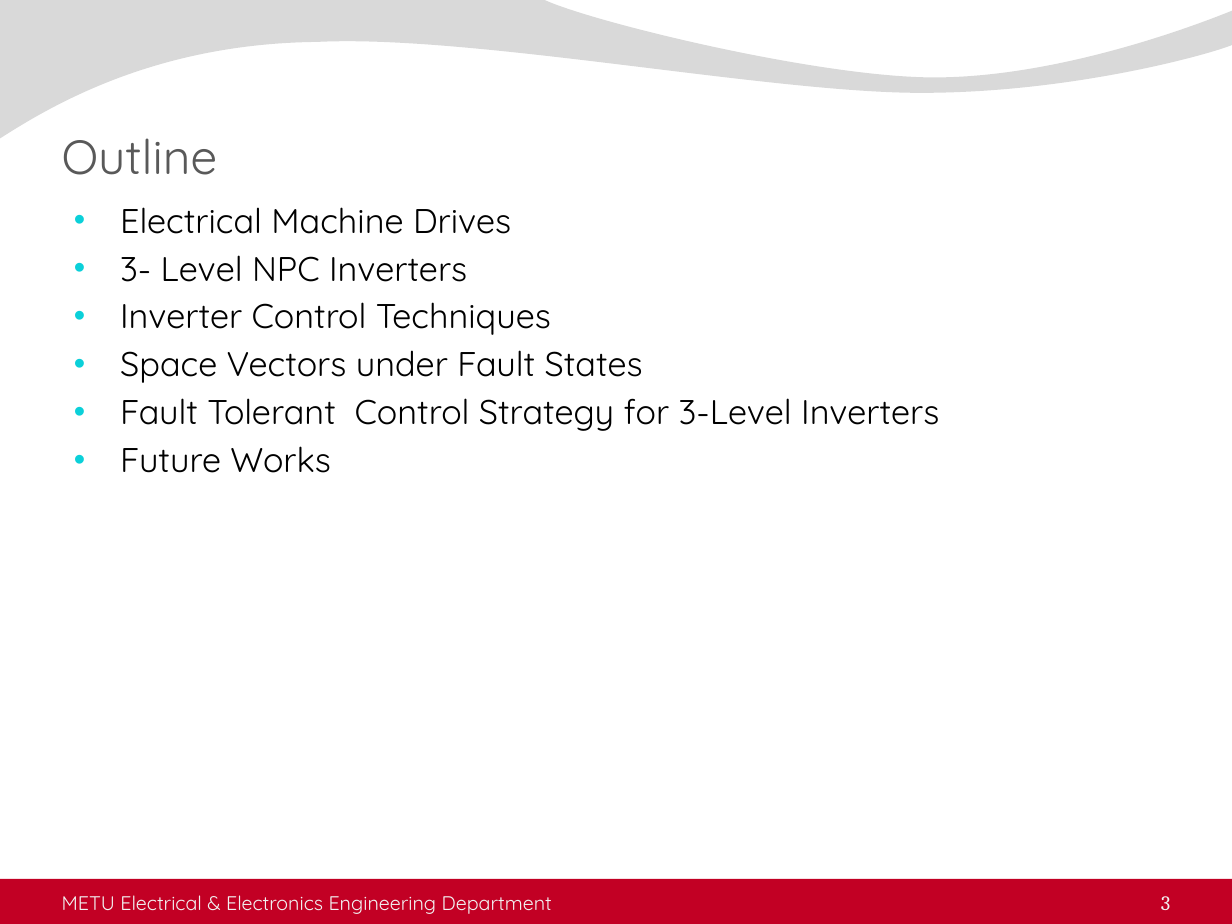
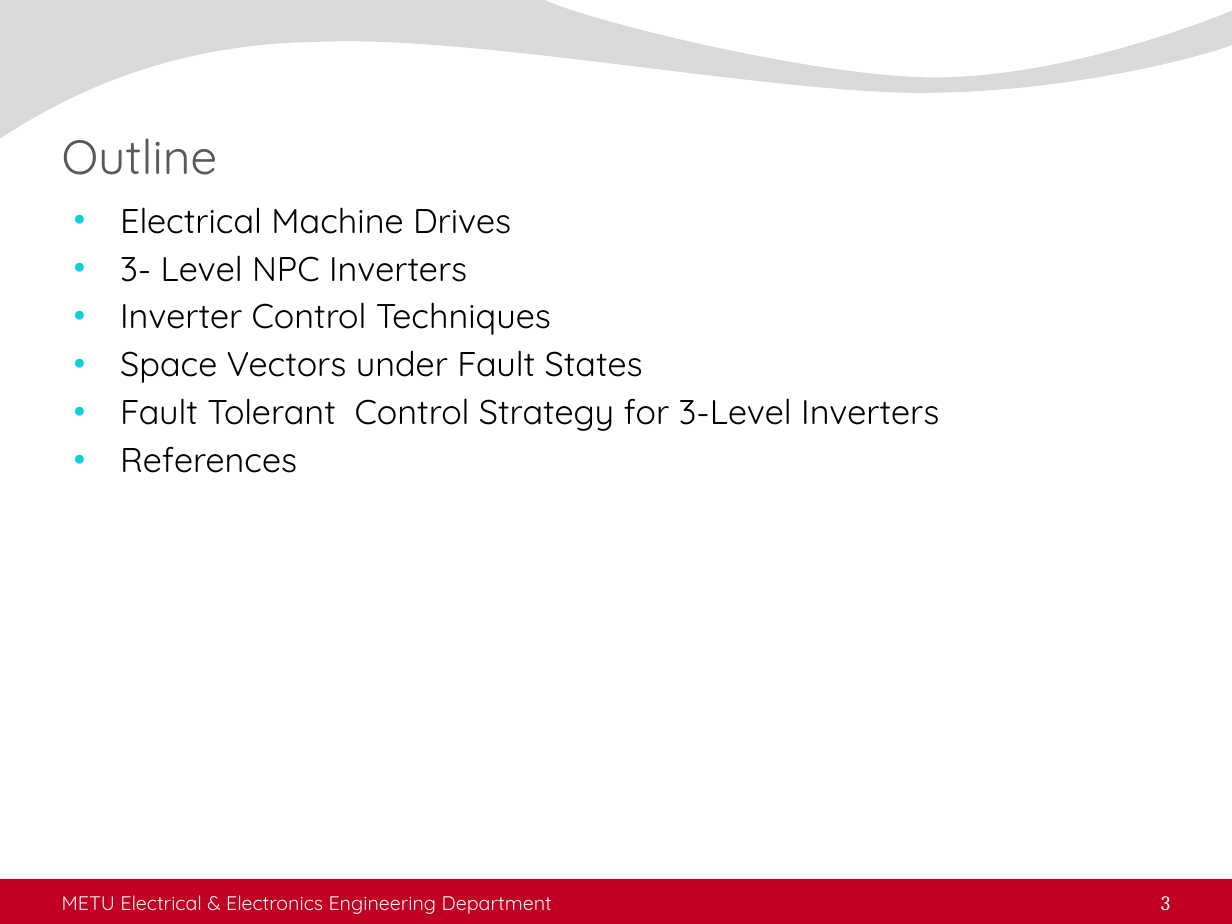
Before and after one commit to ahmetcan-akuz/Thesis, a slide deck: slide 3 of Seminar/metu_eee_seminar_presentation.pptx. Drawn at 1232x924 pixels with LibreOffice and Linux fonts; fonts in the diff are those of the drawing; background and template pictures are left out. Boxes give left, top, right and bottom in pixels: in the first picture for what was removed or moved away, otherwise in the second. Text is boxed around its words. In the diff, an @@ line names an element or a change of style, - is before the commit and + after.

```diff
--- a/Seminar/metu_eee_seminar_presentation.pptx
+++ b/Seminar/metu_eee_seminar_presentation.pptx
@@ text at (x1=120, y1=446, x2=297, y2=473): text changed @@
-• Future Works
+• References
```
Also in this commit, not shown: 11 other slides changed, 1 slide added, 1 slide removed, 4 other files.
